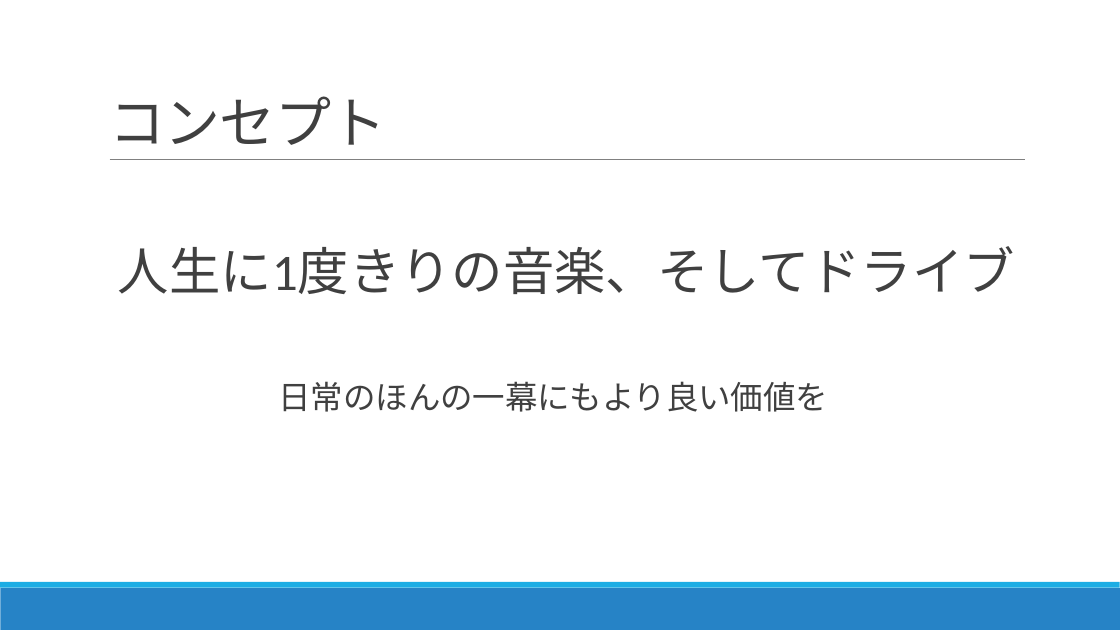
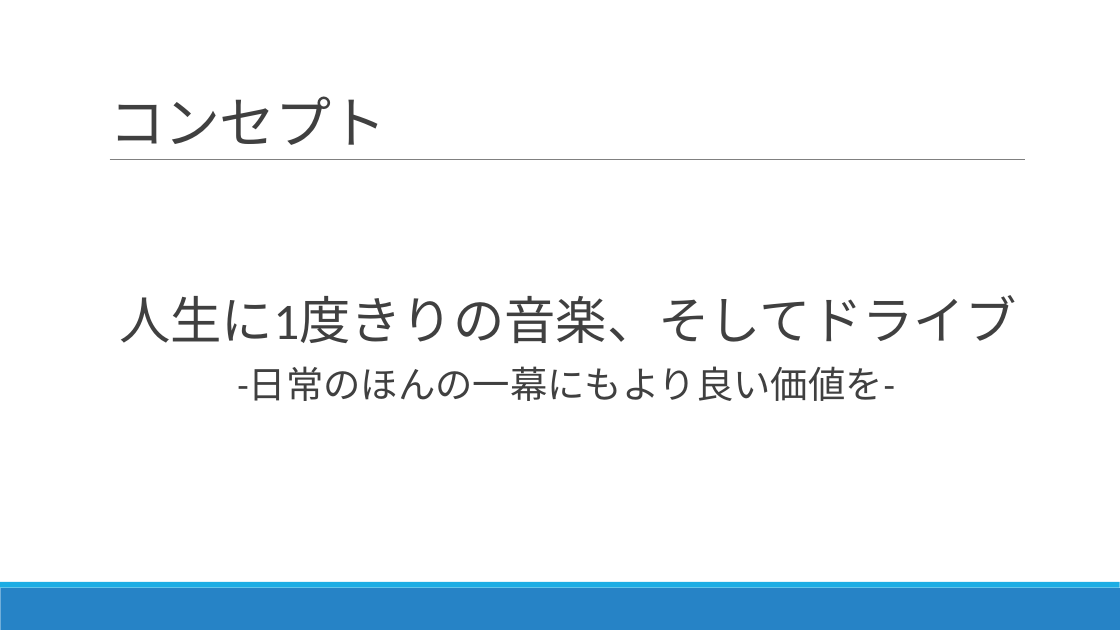
Before and after one commit to aquavit/comporive, a slide deck: slide 2 of コンポライブ.pptx. Drawn at 1120x630 pixels with LibreOffice and Linux fonts; fonts in the diff are those of the drawing. Boxes give left, top, right and bottom in pixels: in the first picture for what was removed or moved away, otherwise in the second. Text is boxed around its words. In the diff, an @@ line names an element or a change of style, - is before the commit and + after.

```diff
--- a/コンポライブ.pptx
+++ b/コンポライブ.pptx
@@ text "人生に1度きりの音楽、そしてドライブ": place and size @@
-text "人生に1度きりの音楽、そしてドライブ" at box(118, 246, 1015, 294)
+text "人生に1度きりの音楽、そしてドライブ" at box(119, 295, 1016, 401)
@@ text at box(237, 367, 895, 401): paragraph added @@
+  -日常のほんの一幕にもより良い価値を-
@@ text removed at box(279, 381, 828, 412) @@
-  日常のほんの一幕にもより良い価値を
```
Also in this commit, not shown: 2 other slides changed, 1 slide removed.
